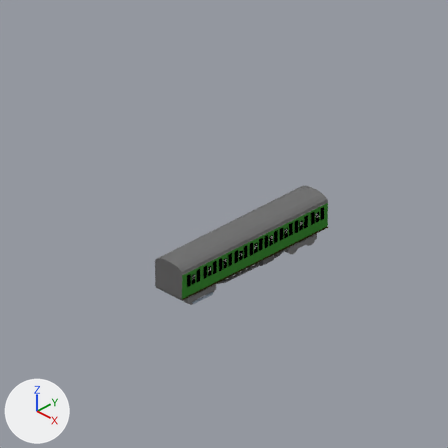
The Blender file br-501-trailer-g.blend: old version first, new version second.
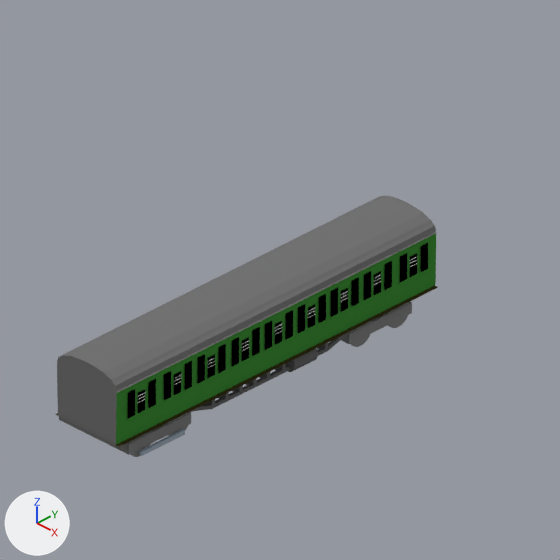
Each version is shown from the file's camera 'Camera', then close up on the part from 29% to 86% of the width and 22% to 78% of the height. The axes (+X, +Y, +Z) are drawn at lower left. The lights are the same throughout.
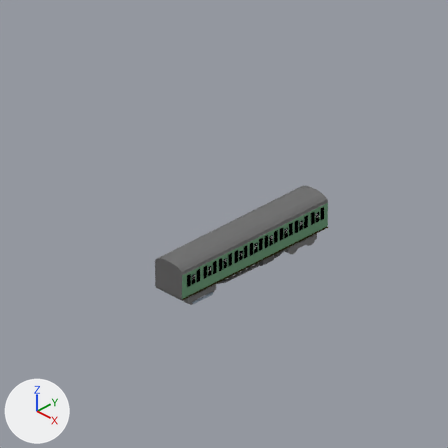
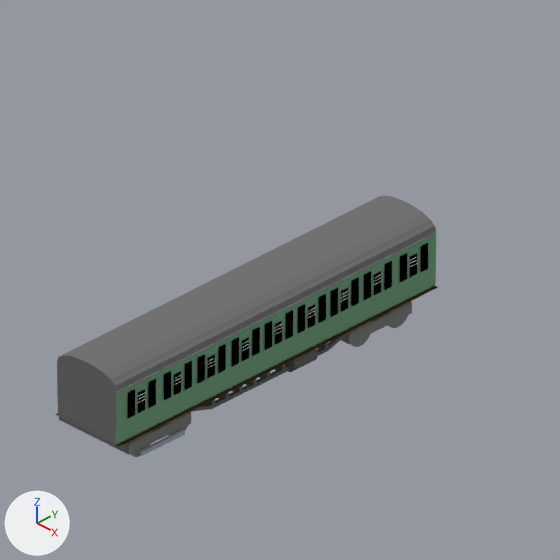
What differs and where, as boxes (x1, y1, x2, y2) in the close-ups (560 x 560 px):
```json
{"part": 1, "of": "me_cube", "change": "recoloured", "before": [116, 234, 436, 445], "after": [116, 234, 436, 445]}
```

Scene script edits in JSON lines:
```json
{"op": "add", "block": "mat_green", "code": ["mat_green = diffuse_material('Green')", "mat_green.base_color = (0.169, 0.35, 0.209)  # green #72a07e"]}
{"block": "me_cube", "where": "me_cube.from_pydata(...)  # 82 vertices, 78 faces; spans x -1.06..1.06, y -0.85..1.17, z -1.25..0.8"}
{"block": "me_cube", "where": "# used by ob_br501f_body; location = (0.02, 0.44, 2.1); scale = (1.0, 5.47, 0.942)"}
{"block": "me_cube", "change": "me_cube part 1: all 16 faces that had it switch from mat_br_blue (green #3e8936) to mat_green (green #72a07e)"}
```
